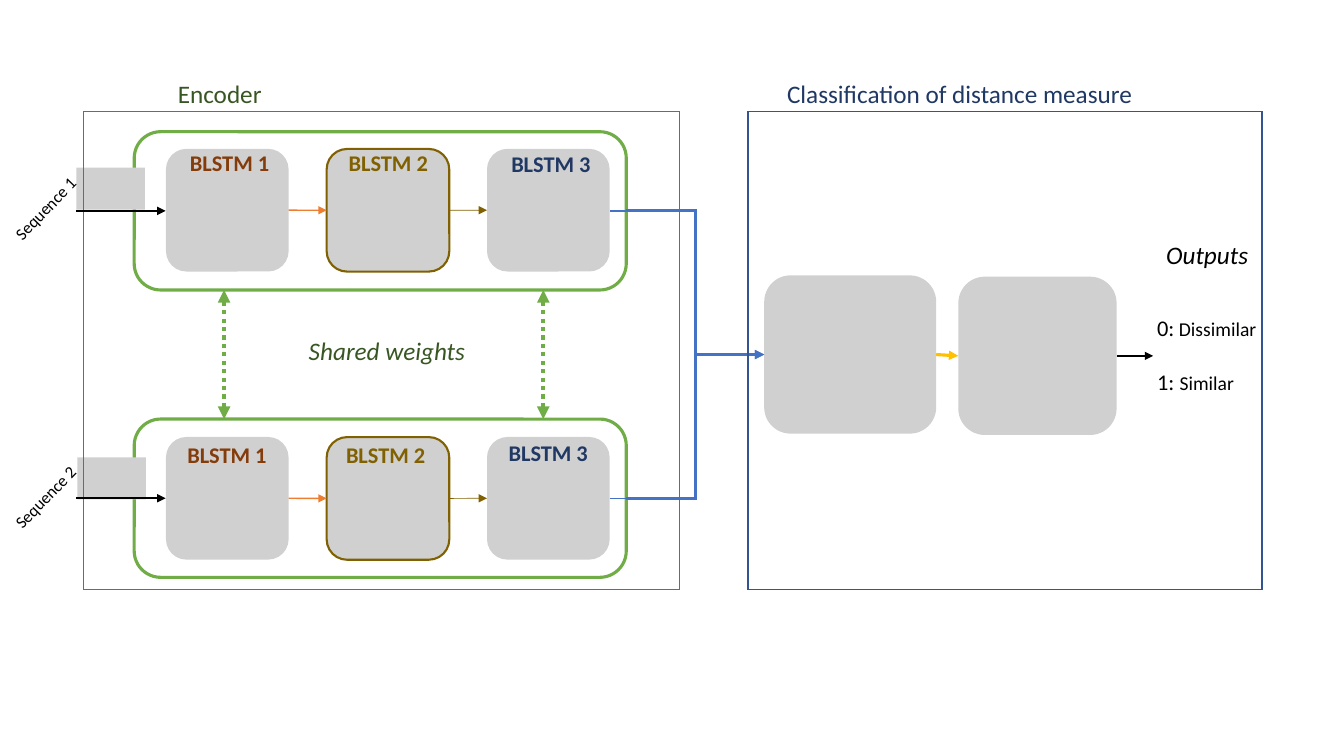
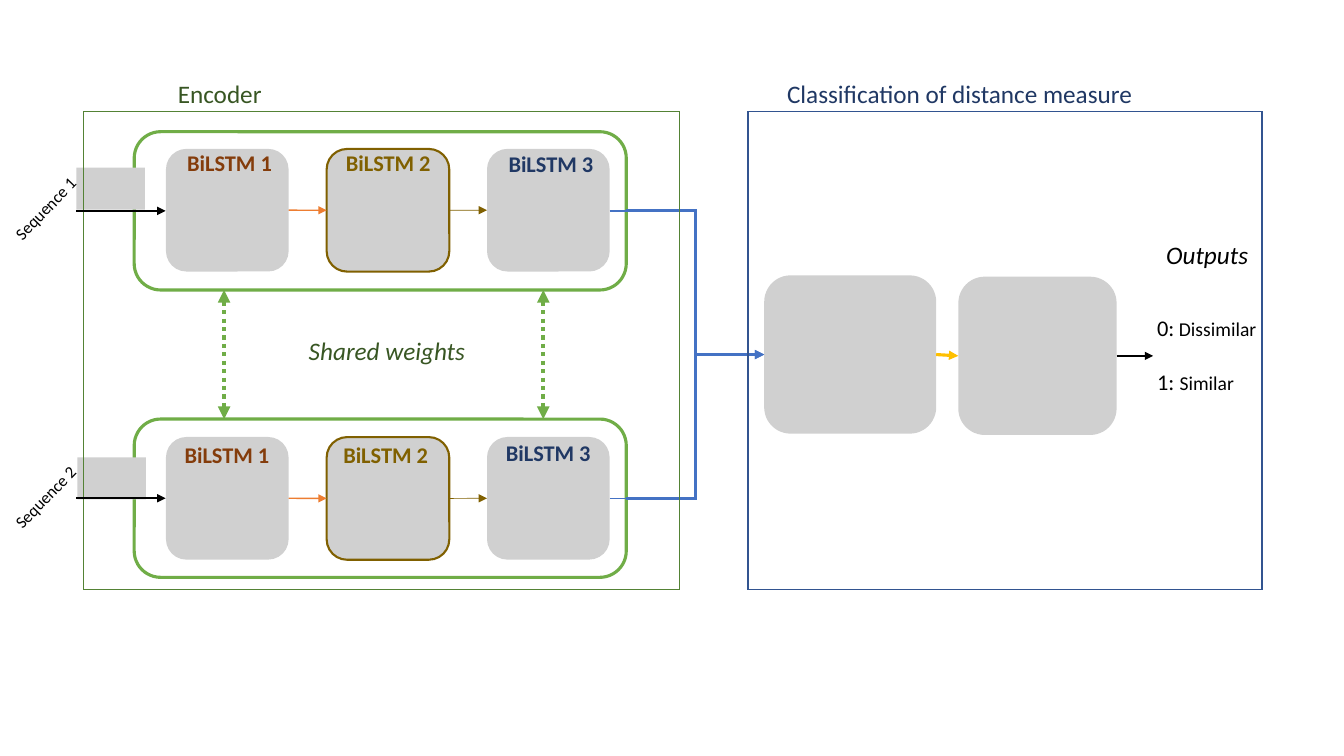
Before and after one commit to dimartinot/Text-Semantic-Similarity, a slide deck: slide 6 of article/text_similarity_support.pptx. Drawn at 1344x756 pixels with LibreOffice and Linux fonts; fonts in the diff are those of the drawing; grey boxes stand for pictures. Boxes give left, top, right and bottom in pixels: in the first picture for what was removed or moved away, otherwise in the second. Text is boxed around its words. In the diff, an @@ line names an element or a change of style, - is before the commit and + after.

```diff
--- a/article/text_similarity_support.pptx
+++ b/article/text_similarity_support.pptx
@@ text at <box>187,155,272,171</box>: text changed @@
-BLSTM 1
+BiLSTM 1
@@ text at <box>346,155,430,171</box>: text changed @@
-BLSTM 2
+BiLSTM 2
@@ text at <box>509,156,593,172</box>: text changed @@
-BLSTM 3
+BiLSTM 3
@@ text at <box>185,447,269,463</box>: text changed @@
-BLSTM 1
+BiLSTM 1
@@ text at <box>343,447,428,463</box>: text changed @@
-BLSTM 2
+BiLSTM 2
@@ text at <box>506,445,590,461</box>: text changed @@
-BLSTM 3
+BiLSTM 3
```
Also in this commit, not shown: 9 other files.
